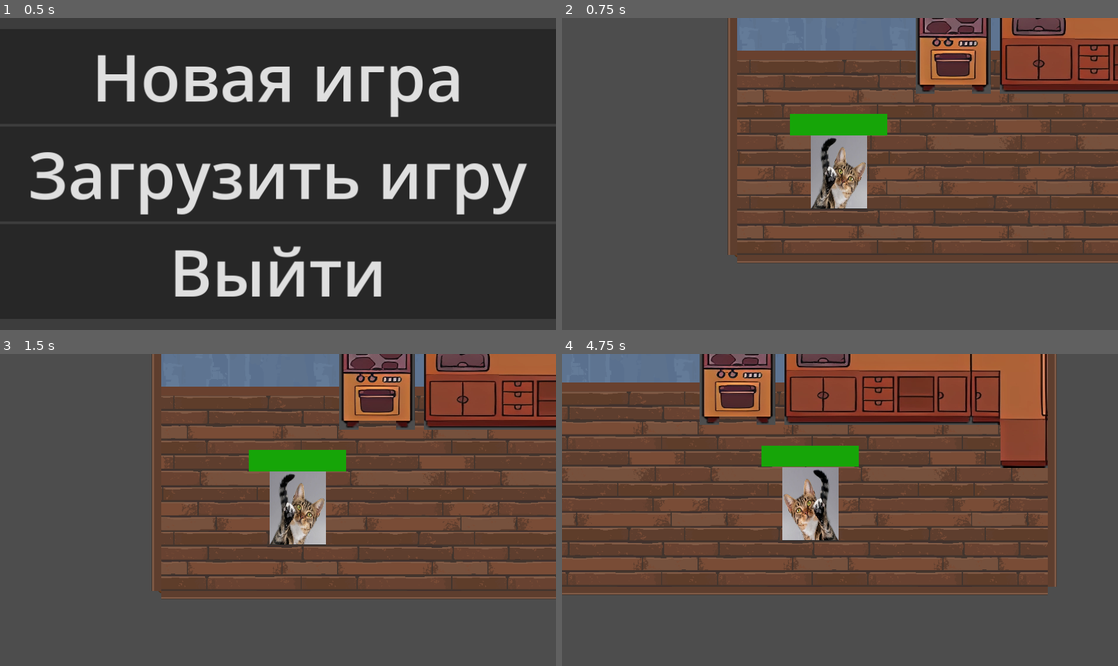
Above: before the commit, frames 1-4 (two rows, left to right).
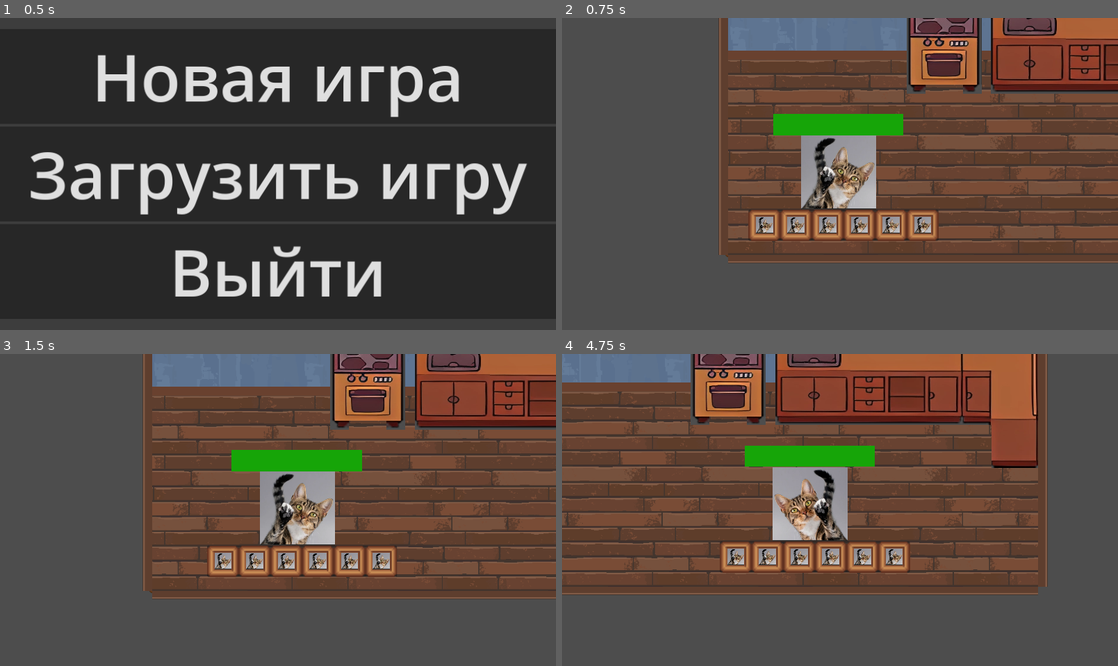
Above: after the commit, the same moments.

Repository: Clepfeed/RPG
Game: Godot game, scene res://Menu.tscn
Two runs of this game, one before a commit and one after it. Both use one fixed random seed, a clock stepped at 60 frames per second and the inputs below.
Inputs:
- Up to frame 1 (0.5 s): no input
- Up to frame 2 (0.75 s): click "Загрузить игру" at 0.5 s
- Up to frame 3 (1.5 s): tap Enter at 1.25 s; hold D (move_right) from 1.28 s (still down); hold 1 (num_1) from 1.28 s (still down)
- Up to frame 4 (4.75 s): release D (move_right) at 2.03 s; release 1 (num_1) at 2.03 s; hold S (move_down) 2.03-2.78 s; tap 1 (num_1) at 2.1, 3.6 s; hold D (move_right) 2.78-3.53 s; hold 1 (num_1) 2.78-3.53 s; hold W (move_up) 3.53-4.28 s; hold A (move_left) from 4.28 s (still down); hold 1 (num_1) from 4.28 s (still down)

Frame 1 is identical in both runs. In frame 2, 13% of the frame differs, in the area x 28-100%, y 0-79%; in frame 3, 13%; in frame 4, 15%, in the area x 0-89%, y 0-78%.

Commit message:
add inventar

Diff:
--- a/Player.tscn
+++ b/Player.tscn
@@ -1,9 +1,10 @@
-[gd_scene load_steps=7 format=3 uid="uid://x46kj0bfka0h"]
+[gd_scene load_steps=8 format=3 uid="uid://x46kj0bfka0h"]
 
 [ext_resource type="Script" path="res://Scripts/Player.gd" id="1_wnbqd"]
 [ext_resource type="Texture2D" uid="uid://d0tnxygxmboym" path="res://Sprites/cat.png" id="2_4lebc"]
 [ext_resource type="Texture2D" uid="uid://yijlojwb4vg6" path="res://Sprites/catInverted.png" id="3_3j7f8"]
 [ext_resource type="PackedScene" uid="uid://dlymxi3ggx5pa" path="res://Bar_display.tscn" id="4_gqtg3"]
+[ext_resource type="PackedScene" uid="uid://c3h5dvh2lrkwv" path="res://inventory/inventory_panel.tscn" id="5_813vr"]
 
 [sub_resource type="SpriteFrames" id="SpriteFrames_4mqk0"]
 animations = [{
@@ -23,7 +24,7 @@
 size = Vector2(152, 150)
 
 [node name="Player" type="Area2D"]
-position = Vector2(577, 281)
+position = Vector2(570, 289)
 script = ExtResource("1_wnbqd")
 released_delay = 2
 metadata/_edit_group_ = true
@@ -45,3 +46,9 @@
 [node name="Camera2D" type="Camera2D" parent="."]
 position = Vector2(74, 74)
 position_smoothing_enabled = true
+
+[node name="inventory_panel" parent="." instance=ExtResource("5_813vr")]
+offset_left = -111.0
+offset_top = 147.0
+offset_right = 273.0
+offset_bottom = 211.0
--- /dev/null
+++ b/inventory/inventory.tscn
@@ -0,0 +1,34 @@
+[gd_scene load_steps=3 format=3 uid="uid://jcbgsy88y0q5"]
+
+[ext_resource type="Texture2D" uid="uid://0seoo62kv54y" path="res://inventory/oneSlot.png" id="1_jhkhn"]
+[ext_resource type="Texture2D" uid="uid://d0tnxygxmboym" path="res://Sprites/cat.png" id="2_b2isq"]
+
+[node name="inventory_slot" type="Panel"]
+offset_right = 64.0
+offset_bottom = 64.0
+
+[node name="background_slot" type="Sprite2D" parent="."]
+scale = Vector2(2.66667, 2.66667)
+texture = ExtResource("1_jhkhn")
+centered = false
+
+[node name="CenterContainer" type="CenterContainer" parent="background_slot"]
+anchors_preset = -1
+anchor_right = 1.067
+anchor_bottom = 1.067
+offset_right = -1.608
+offset_bottom = -1.608
+grow_horizontal = 2
+grow_vertical = 2
+size_flags_horizontal = 4
+size_flags_vertical = 4
+metadata/_edit_use_anchors_ = true
+
+[node name="Panel" type="Panel" parent="background_slot/CenterContainer"]
+layout_mode = 2
+
+[node name="item" type="Sprite2D" parent="background_slot/CenterContainer/Panel"]
+position = Vector2(-6.4, -6.4)
+scale = Vector2(0.0416667, 0.0403536)
+texture = ExtResource("2_b2isq")
+centered = false
--- /dev/null
+++ b/inventory/inventory_panel.tscn
@@ -0,0 +1,37 @@
+[gd_scene load_steps=2 format=3 uid="uid://c3h5dvh2lrkwv"]
+
+[ext_resource type="PackedScene" uid="uid://jcbgsy88y0q5" path="res://inventory/inventory.tscn" id="2_1infk"]
+
+[node name="inventory_panel" type="Panel"]
+offset_right = 384.0
+offset_bottom = 64.0
+
+[node name="GridContainer" type="GridContainer" parent="."]
+layout_mode = 0
+offset_right = 384.0
+offset_bottom = 64.0
+columns = 6
+
+[node name="inventory_slot" parent="GridContainer" instance=ExtResource("2_1infk")]
+custom_minimum_size = Vector2(60, 0)
+layout_mode = 2
+
+[node name="inventory_slot2" parent="GridContainer" instance=ExtResource("2_1infk")]
+custom_minimum_size = Vector2(60, 0)
+layout_mode = 2
+
+[node name="inventory_slot3" parent="GridContainer" instance=ExtResource("2_1infk")]
+custom_minimum_size = Vector2(60, 0)
+layout_mode = 2
+
+[node name="inventory_slot4" parent="GridContainer" instance=ExtResource("2_1infk")]
+custom_minimum_size = Vector2(60, 0)
+layout_mode = 2
+
+[node name="inventory_slot5" parent="GridContainer" instance=ExtResource("2_1infk")]
+custom_minimum_size = Vector2(60, 0)
+layout_mode = 2
+
+[node name="inventory_slot6" parent="GridContainer" instance=ExtResource("2_1infk")]
+custom_minimum_size = Vector2(60, 0)
+layout_mode = 2
--- a/scenes.tscn
+++ b/scenes.tscn
@@ -13417,7 +13417,7 @@
 
 [node name="Player" parent="." instance=ExtResource("2_5aqf1")]
 position = Vector2(347.368, 642)
-scale = Vector2(1.5, 1.5)
+scale = Vector2(2, 1.5)
 priority = 1
 speed = 700
 
Empty file added: GridContainer.gd
Binary file added: inventory/Inventory20.png
Not shown, added: inventory/Inventory20.png.import
Binary file added: inventory/InventorySlots.png
Not shown, added: inventory/InventorySlots.png.import
Binary file added: inventory/oneSlot.png
Not shown, added: inventory/oneSlot.png.import
